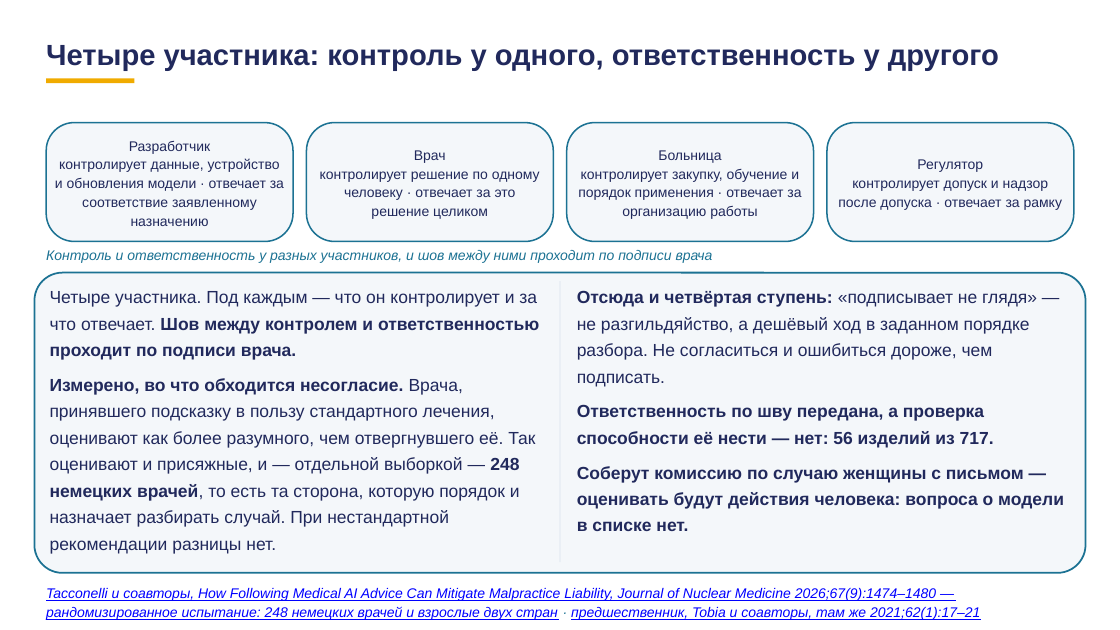
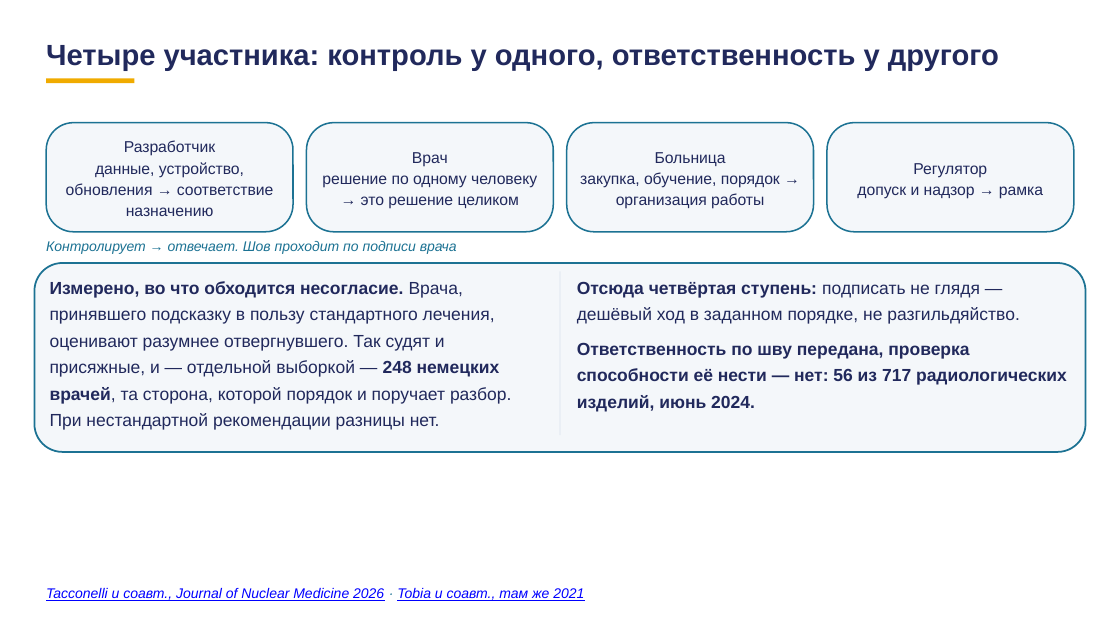
Before and after one commit to tellina-study/AI-usage-lessons, a slide deck: slide 74 of library/lectures/lec-07/rework/deck/lec-07-karkas.pptx (slide 76 before the commit). Drawn at 1120x630 pixels with LibreOffice and Linux fonts; fonts in the diff are those of the drawing. Boxes give left, top, right and bottom in pixels: in the first picture for what was removed or moved away, otherwise in the second. Text is boxed around its words. In the diff, an @@ line names an element or a change of style, - is before the commit and + after.

```diff
--- a/library/lectures/lec-07/rework/deck/lec-07-karkas.pptx
+++ b/library/lectures/lec-07/rework/deck/lec-07-karkas.pptx
@@ rounded rectangle: place and size @@
-rounded rectangle at <box>46,123,293,242</box>
+rounded rectangle at <box>46,123,293,232</box>
@@ text at <box>124,140,215,156</box>: size 12 to 13.5 pt in "Разработчик" @@
@@ rounded rectangle: place and size @@
-rounded rectangle at <box>307,123,554,242</box>
+rounded rectangle at <box>307,123,554,232</box>
@@ rounded rectangle: place and size @@
-rounded rectangle at <box>567,123,814,242</box>
+rounded rectangle at <box>567,123,814,232</box>
@@ rounded rectangle: place and size @@
-rounded rectangle at <box>827,123,1074,242</box>
+rounded rectangle at <box>827,123,1074,232</box>
@@ text at <box>66,162,273,216</box>: text changed; size 12 to 13.5 pt @@
-контролирует данные, устройство и обновления модели · отвечает за соответствие заявленному назначению
+данные, устройство, обновления → соответствие назначению
@@ text at <box>322,175,537,209</box>: text changed; size 12 to 13.5 pt @@
-контролирует решение по одному человеку · отвечает за это решение целиком
+решение по одному человеку → это решение целиком
@@ text at <box>412,152,448,167</box>: size 12 to 13.5 pt in "Врач" @@
@@ text at <box>580,172,780,209</box>: text changed; size 12 to 13.5 pt @@
-контролирует закупку, обучение и порядок применения · отвечает за организацию работы
+закупка, обучение, порядок → организация работы
@@ text at <box>655,152,726,166</box>: size 12 to 13.5 pt in "Больница" @@
@@ text at <box>913,163,987,178</box>: size 12 to 13.5 pt in "Регулятор" @@
@@ text at <box>857,186,1043,199</box>: text changed; size 12 to 13.5 pt @@
-контролирует допуск и надзор после допуска · отвечает за рамку
+допуск и надзор → рамка
@@ proportions changed in 5 elements at <box>46,123,293,232</box>, <box>307,123,554,232</box>, <box>567,123,814,232</box>, <box>827,123,1074,232</box>, <box>34,263,1086,452</box> @@
@@ rounded rectangle: place and size @@
-rounded rectangle at <box>34,273,1086,573</box>
+rounded rectangle at <box>34,263,1086,452</box>
@@ text at <box>46,241,457,254</box>: text changed @@
-Контроль и ответственность у разных участников, и шов между ними проходит по подписи врача
+Контролирует → отвечает. Шов проходит по подписи врача
@@ text at <box>50,281,511,430</box>: text changed @@
-Четыре участника. Под каждым — что он контролирует и за что отвечает. Шов между контролем и ответственностью проходит по подписи врача.
-Измерено, во что обходится несогласие. Врача, принявшего подсказку в пользу стандартного лечения, оценивают как более разумного, чем отвергнувшего её. Так оценивают и присяжные, и — отдельной выборкой — 248 немецких врачей, то есть та сторона, которую порядок и назначает разбирать случай. При нестандартной рекомендации разницы нет.
+Измерено, во что обходится несогласие. Врача, принявшего подсказку в пользу стандартного лечения, оценивают разумнее отвергнувшего. Так судят и присяжные, и — отдельной выборкой — 248 немецких врачей, та сторона, которой порядок и поручает разбор. При нестандартной рекомендации разницы нет.
@@ rectangle: place and size @@
-rectangle at <box>560,281,560,563</box>
+rectangle at <box>560,271,560,435</box>
@@ text at <box>577,281,1067,412</box>: text changed @@
-Отсюда и четвёртая ступень: «подписывает не глядя» — не разгильдяйство, а дешёвый ход в заданном порядке разбора. Не согласиться и ошибиться дороже, чем подписать.
-Ответственность по шву передана, а проверка способности её нести — нет: 56 изделий из 717.
-Соберут комиссию по случаю женщины с письмом — оценивать будут действия человека: вопроса о модели в списке нет.
+Отсюда четвёртая ступень: подписать не глядя — дешёвый ход в заданном порядке, не разгильдяйство.
+Ответственность по шву передана, проверка способности её нести — нет: 56 из 717 радиологических изделий, июнь 2024.
@@ text at <box>46,588,584,601</box>: text changed @@
-Tacconelli и соавторы, How Following Medical AI Advice Can Mitigate Malpractice Liability, Journal of Nuclear Medicine 2026;67(9):1474–1480 — рандомизированное испытание: 248 немецких врачей и взрослые двух стран · предшественник, Tobia и соавторы, там же 2021;62(1):17–21
+Tacconelli и соавт., Journal of Nuclear Medicine 2026 · Tobia и соавт., там же 2021
```
Also in this commit, not shown: 77 other slides changed, 23 slides added, 24 slides removed, 1 other file.
